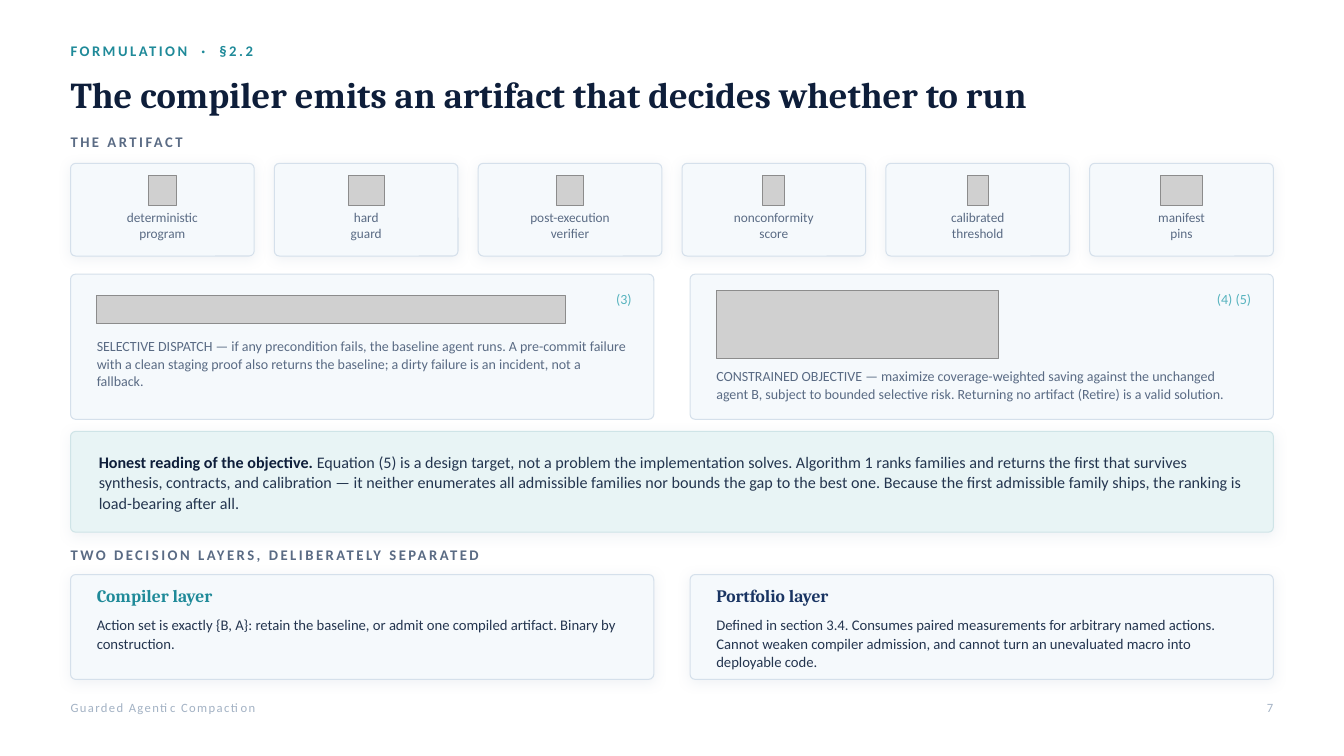
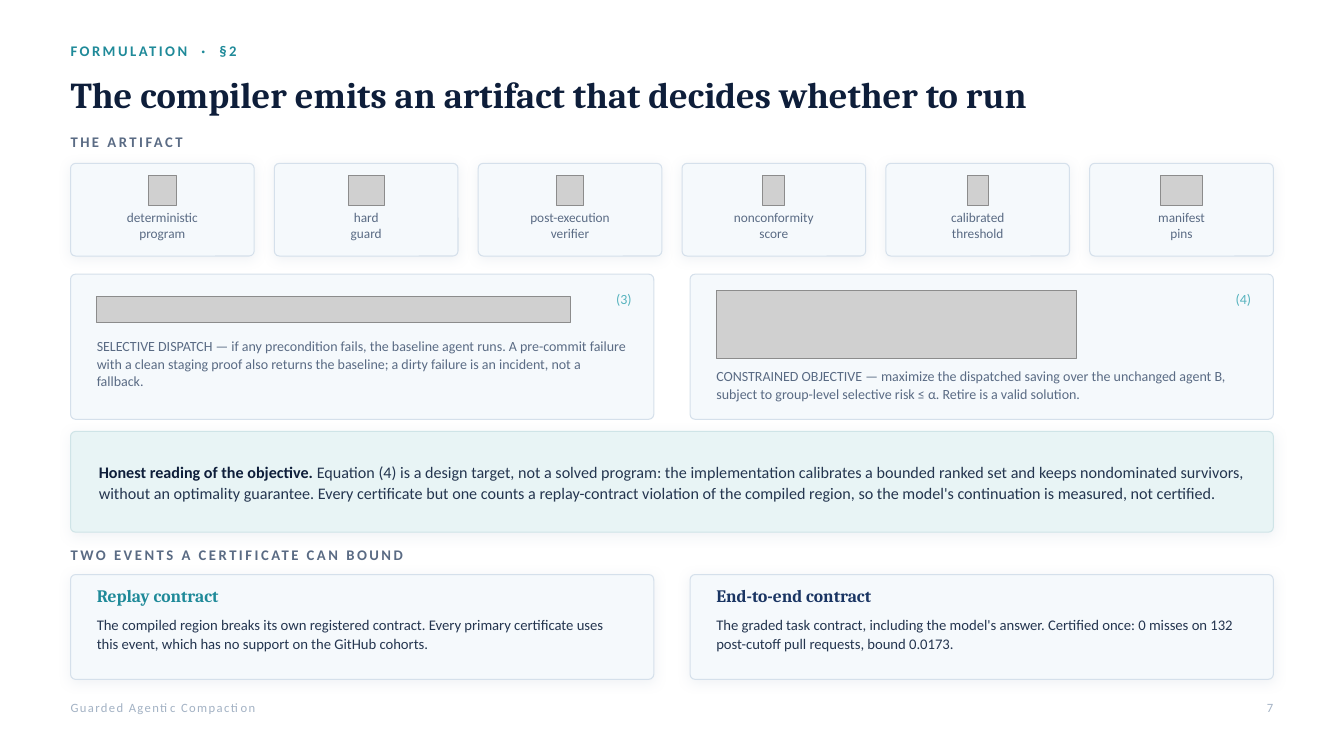
Before and after one commit to rrahimi-uci/guarded-agentic-compaction, a slide deck: slide 7 of paper/slides/GAC-seminar.pptx. Drawn at 1344x756 pixels with LibreOffice and Linux fonts; fonts in the diff are those of the drawing; grey boxes stand for pictures. Boxes give left, top, right and bottom in pixels: in the first picture for what was removed or moved away, otherwise in the second. Text is boxed around its words. In the diff, an @@ line names an element or a change of style, - is before the commit and + after.

```diff
--- a/paper/slides/GAC-seminar.pptx
+++ b/paper/slides/GAC-seminar.pptx
@@ text at box(229, 46, 236, 56): text changed @@
-FORMULATION · §2.2
+FORMULATION · §2
@@ picture: place and size @@
-picture at box(97, 295, 566, 324)
+picture at box(97, 296, 571, 323)
@@ picture: place and size @@
-picture at box(717, 290, 999, 359)
+picture at box(717, 290, 1077, 359)
@@ text at box(1236, 294, 1252, 306): text changed @@
-(4) (5)
+(4)
@@ text at box(716, 371, 1226, 402): text changed @@
-CONSTRAINED OBJECTIVE — maximize coverage-weighted saving against the unchanged agent B, subject to bounded selective risk. Returning no artifact (Retire) is a valid solution.
+CONSTRAINED OBJECTIVE — maximize the dispatched saving over the unchanged agent B, subject to group-level selective risk ≤ α. Retire is a valid solution.
@@ text at box(99, 466, 1244, 502): text changed @@
-Honest reading of the objective. Equation (5) is a design target, not a problem the implementation solves. Algorithm 1 ranks families and returns the first that survives synthesis, contracts, and calibration — it neither enumerates all admissible families nor bounds the gap to the best one. Because the first admissible family ships, the ranking is load-bearing after all.
+Honest reading of the objective. Equation (4) is a design target, not a solved program: the implementation calibrates a bounded ranked set and keeps nondominated survivors, without an optimality guarantee. Every certificate but one counts a replay-contract violation of the compiled region, so the model's continuation is measured, not certified.
@@ text at box(182, 550, 191, 560): text changed @@
-TWO DECISION LAYERS, DELIBERATELY SEPARATED
+TWO EVENTS A CERTIFICATE CAN BOUND
@@ text at box(97, 590, 219, 606): text changed @@
-Compiler layer
+Replay contract
@@ text at box(716, 590, 871, 602): text changed @@
-Portfolio layer
+End-to-end contract
@@ text at box(97, 619, 603, 652): text changed @@
-Action set is exactly {B, A}: retain the baseline, or admit one compiled artifact. Binary by construction.
+The compiled region breaks its own registered contract. Every primary certificate uses this event, which has no support on the GitHub cohorts.
@@ text at box(716, 620, 1232, 652): text changed @@
-Defined in section 3.4. Consumes paired measurements for arbitrary named actions. Cannot weaken compiler admission, and cannot turn an unevaluated macro into deployable code.
+The graded task contract, including the model's answer. Certified once: 0 misses on 132 post-cutoff pull requests, bound 0.0173.
```
Also in this commit, not shown: 20 other slides changed, 2 slides added, 1 slide removed, 15 other files.
